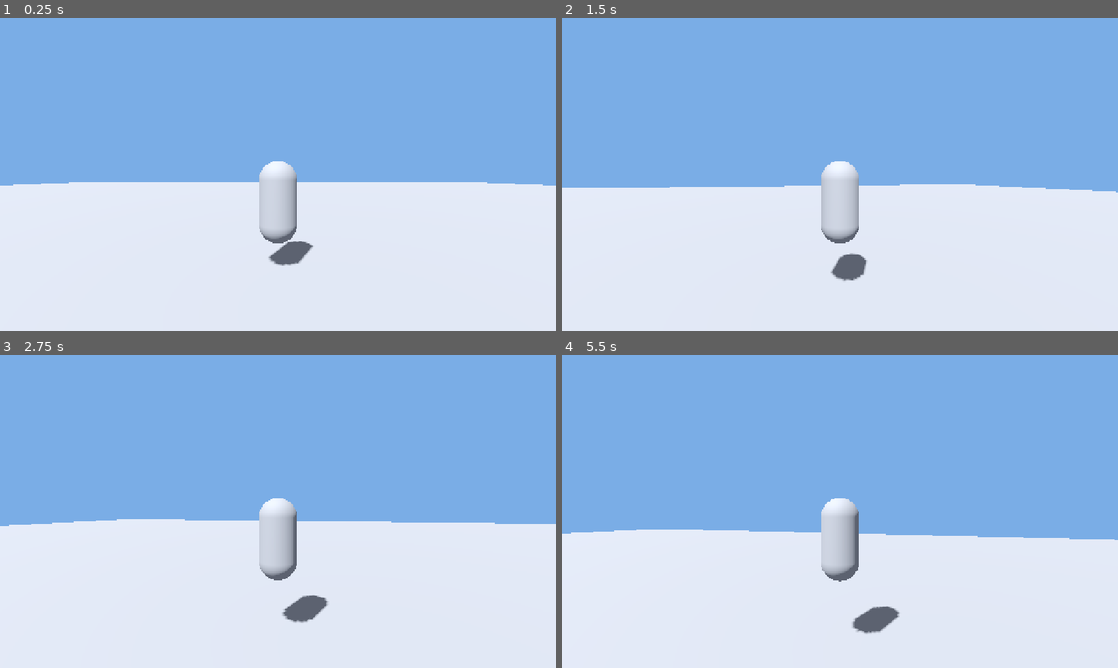
Above: before the commit, frames 1-4 (two rows, left to right).
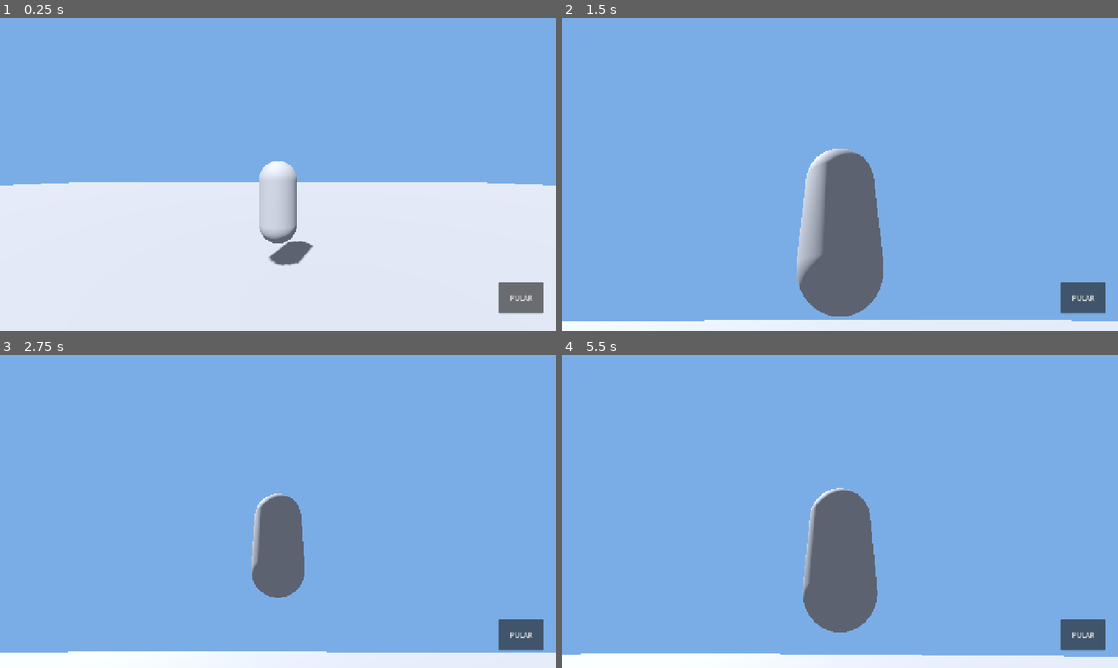
Above: after the commit, the same moments.

Repository: 2yk6ikmymthiymkhu/EGG-FIRE-
Game: Godot game, scene res://scenes/main.tscn
The game is run twice, just before and just after one commit, with the same random seed, the same clock (stepped at 60 frames per second) and the same inputs.
Inputs (mouse positions are in pixels of both pictures, inside the frame that each line leads up to):
- Up to frame 1 (0.25 s): no input
- Up to frame 2 (1.5 s): click (1084, 296) at 0.5 s, where only the run after the commit has a clickable "PULAR"; tap Enter at 1.25 s; move the mouse to (867, 174) at 1.27 s; hold W (move_forward) from 1.28 s (still down); tap Space (jump) at 1.35 s
- Up to frame 3 (2.75 s): keep holding W (move_forward); tap Space (jump) at 1.52, 1.82, 2.1, 2.27, 2.57 s; move the mouse to (250, 511) at 2.02 s
- Up to frame 4 (5.5 s): keep holding W (move_forward); move the mouse to (851, 505) at 2.77 s; tap Space (jump) at 2.85, 3.6, 3.77, 4.07, 4.35, 4.52, 4.82, 5.1, 5.27 s; move the mouse to (834, 517) at 3.52 s; move the mouse to (878, 514) at 4.27 s; move the mouse to (795, 508) at 5.02 s

The runs differ from the first frame. In frame 1, 0.8% of the frame differs, in the area x 89-98%, y 84-95%; in frame 2, 43%, in the area x 0-100%, y 41-97%; in frame 3, 42%; in frame 4, 40%.
Error before the commit: Parse Error: Function "queue_redraw()" not found in base self. (res://scripts/touch_hud.gd:58)

Commit message:
Corrigir HUD de toque e joystick virtual

Diff:
--- a/godot/scripts/touch_hud.gd
+++ b/godot/scripts/touch_hud.gd
@@ -5,14 +5,15 @@
 var joystick_vector := Vector2.ZERO
 var joystick_active := false
 var joystick_radius := 76.0
-var jump_button: Button
+var hud_root: Control
 
 func _ready() -> void:
     player = get_parent() as CharacterBody3D
-    var root := Control.new()
-    root.set_anchors_and_offsets_preset(Control.PRESET_FULL_RECT)
-    root.mouse_filter = Control.MOUSE_FILTER_IGNORE
-    add_child(root)
+    hud_root = Control.new()
+    hud_root.set_anchors_and_offsets_preset(Control.PRESET_FULL_RECT)
+    hud_root.mouse_filter = Control.MOUSE_FILTER_IGNORE
+    add_child(hud_root)
+    hud_root.draw.connect(_draw_joystick)
 
     var jump := Button.new()
     jump.text = "PULAR"
@@ -26,15 +27,12 @@
     jump.offset_right = -28
     jump.offset_bottom = -40
     jump.pressed.connect(player.request_jump)
-    root.add_child(jump)
-    jump_button = jump
+    hud_root.add_child(jump)
 
-    root.draw.connect(_draw_joystick.bind(root))
-
-func _draw_joystick(_root: Control) -> void:
+func _draw_joystick() -> void:
     if joystick_active:
-        _root.draw_circle(joystick_origin, joystick_radius, Color(0.1, 0.1, 0.1, 0.28))
-        _root.draw_circle(joystick_origin + joystick_vector * joystick_radius, 28.0, Color(0.9, 0.9, 0.95, 0.75))
+        hud_root.draw_circle(joystick_origin, joystick_radius, Color(0.1, 0.1, 0.1, 0.28))
+        hud_root.draw_circle(joystick_origin + joystick_vector * joystick_radius, 28.0, Color(0.9, 0.9, 0.95, 0.75))
 
 func _unhandled_input(event: InputEvent) -> void:
     var screen_size := get_viewport().get_visible_rect().size
@@ -43,16 +41,18 @@
             joystick_active = true
             joystick_origin = event.position
             _update_joystick(event.position)
+            get_viewport().set_input_as_handled()
         elif not event.pressed and joystick_active:
             joystick_active = false
             joystick_vector = Vector2.ZERO
             player.set_touch_move(Vector2.ZERO)
+            hud_root.queue_redraw()
             get_viewport().set_input_as_handled()
     elif event is InputEventScreenDrag and joystick_active and event.position.x < screen_size.x * 0.48:
         _update_joystick(event.position)
+        get_viewport().set_input_as_handled()
 
 func _update_joystick(position: Vector2) -> void:
     joystick_vector = ((position - joystick_origin) / joystick_radius).limit_length(1.0)
     player.set_touch_move(joystick_vector)
-    get_viewport().get_camera_3d()
-    queue_redraw()
+    hud_root.queue_redraw()
